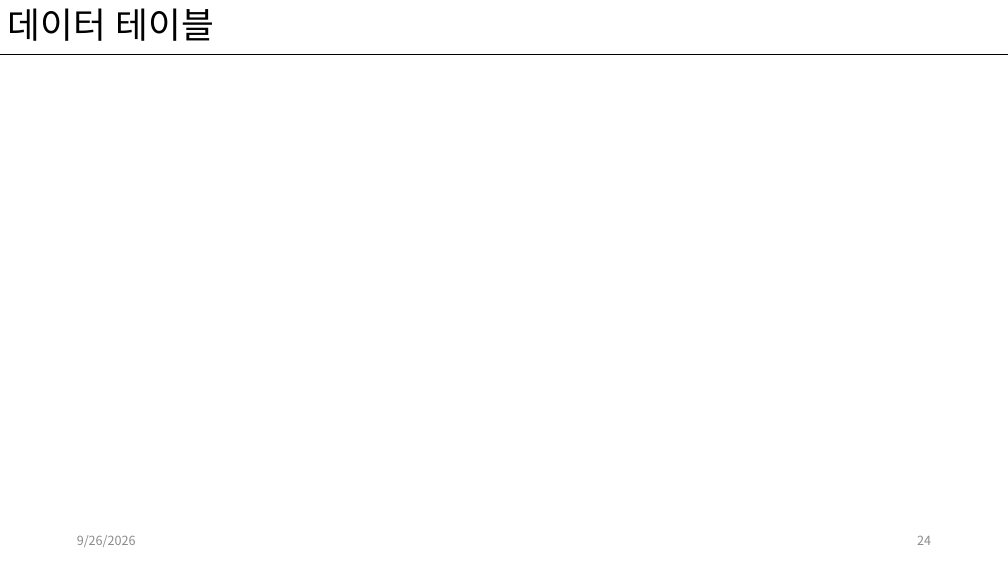
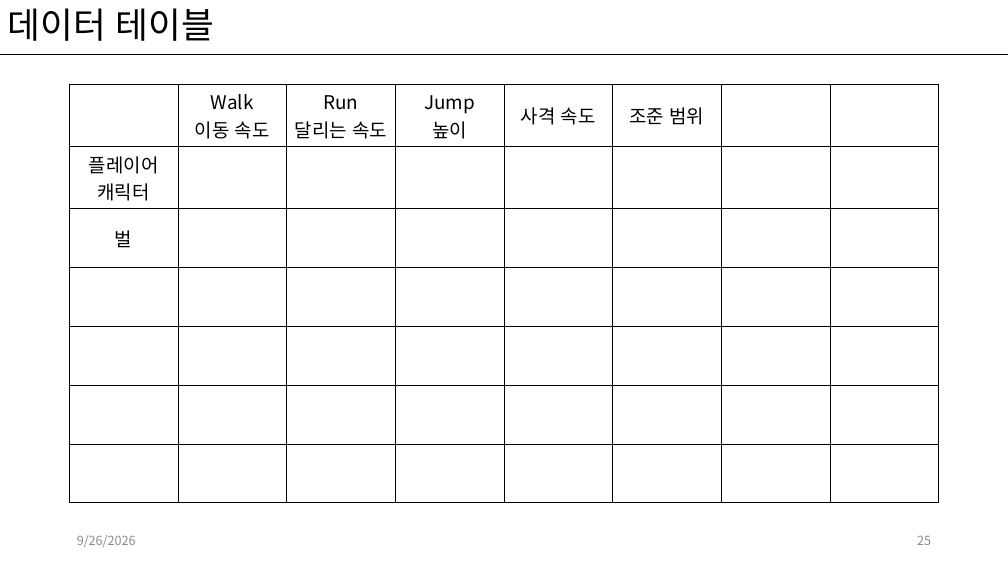
Before and after one commit to kwakyerin/2026_Graduation_Project, a slide deck: slide 25 of documents/HyunahKwon/design/designing/for_teammates/프로토타입_기획.pptx (slide 24 before the commit). Drawn at 1008x567 pixels with LibreOffice and Linux fonts; fonts in the diff are those of the drawing. Boxes give left, top, right and bottom in pixels: in the first picture for what was removed or moved away, otherwise in the second. Text is boxed around its words. In the diff, an @@ line names an element or a change of style, - is before the commit and + after.

Commit message:
프로토타입 맵 데이터 테이블 작성

```diff
--- a/documents/HyunahKwon/design/designing/for_teammates/프로토타입_기획.pptx
+++ b/documents/HyunahKwon/design/designing/for_teammates/프로토타입_기획.pptx
@@ table added at bbox=[70, 84, 941, 513], 7 rows, 8 columns @@
+ | Walk 이동 속도 | Run 달리는 속도 | Jump / 높이 | 사격 속도 | 조준 범위 |  | 
+플레이어 캐릭터 |  |  |  |  |  |  | 
+벌 |  |  |  |  |  |  | 
+ |  |  |  |  |  |  | 
+ |  |  |  |  |  |  | 
+ |  |  |  |  |  |  | 
+ |  |  |  |  |  |  | 
@@ page number at bbox=[917, 536, 931, 545]: text changed @@
-24
+25
```
Also in this commit, not shown: 4 other slides changed, 1 slide added.
